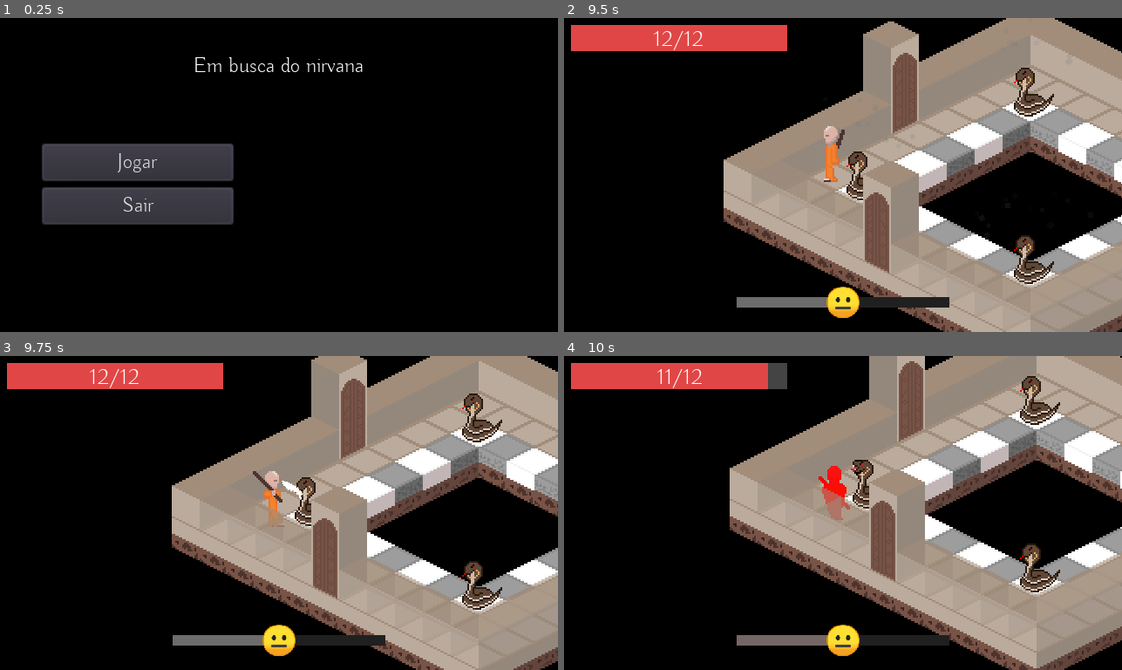
Above: before the commit, frames 1-4 (two rows, left to right).
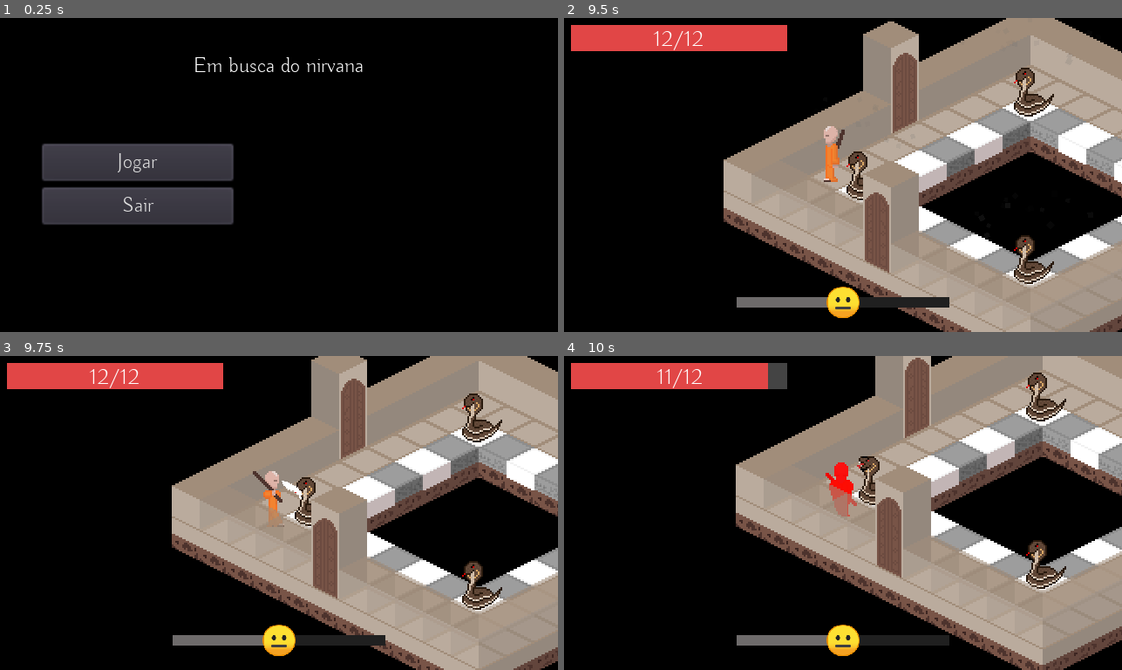
Above: after the commit, the same moments.

Repository: ColmeiaUDESC/gamejaaj6
Game: Godot game, scene res://Cenas/MenuPrincipal.tscn
Two runs of this game, one before a commit and one after it. Both use one fixed random seed, a clock stepped at 60 frames per second and the inputs below.
Inputs (mouse positions are in pixels of both pictures, inside the frame that each line leads up to):
- Up to frame 1 (0.25 s): no input
- Up to frame 2 (9.5 s): click "Jogar" at 0.5 s; click "Voltar" at 1.25 s; click "Jogar" at 2 s; click "Save 1" at 2.75 s; click "Novo Jogo" at 3.5 s; click "Novo Jogo" at 4.25 s; tap Enter at 5, 8.85 s; move the mouse to (965, 159) at 5.02 s; hold D (andar_pra_direita) 5.03-5.78 s; click (965, 159) at 5.1 s; move the mouse to (731, 190) at 5.77 s; hold S (andar_pra_baixo) 5.78-6.53 s; right-click (731, 190) at 5.85 s; move the mouse to (898, 105) at 6.52 s; hold D (andar_pra_direita) 6.53-7.28 s; hold Enter 6.53-7.28 s; move the mouse to (815, 237) at 7.27 s; hold W (andar_pra_cima) 7.28-8.03 s; click (815, 237) at 7.35 s; move the mouse to (1010, 222) at 8.02 s; hold Right mouse button (ataque_purificacao) 8.03-8.78 s; hold A (andar_pra_esquerda) from 8.03 s (still down); move the mouse to (675, 127) at 8.77 s
- Up to frame 3 (9.75 s): move the mouse to (306, 513) at 9.52 s; release A (andar_pra_esquerda) at 9.53 s; hold S (andar_pra_baixo) from 9.53 s (still down); click (306, 513) at 9.6 s
- Up to frame 4 (10 s): keep holding S (andar_pra_baixo)

Frames 1-3 are identical in both runs. In frame 4, 12% of the frame differs, in the area x 29-100%, y 0-100%.

Commit message:
Progresso

Diff:
--- a/Instanciaveis/Estados/Inimigo/PrepararAtaque.gd
+++ b/Instanciaveis/Estados/Inimigo/PrepararAtaque.gd
@@ -12,8 +12,6 @@
 var dir_pulo = Vector2.ZERO
 var movimento := Vector2.ZERO
 var colidido := false
-
-var BIT_MASCARA_COLISAO_JOGADOR := 1
 
 signal carregando_pulo
 signal pulo_iniciou
@@ -44,7 +42,7 @@
 		sprite.disconnect("animation_finished", self, "_ao_animacao_terminar")
 	if timer.is_connected("timeout", self, "_ao_timer_finalizar"):
 		timer.disconnect("timeout", self, "_ao_timer_finalizar")
-	inimigo.set_collision_mask_bit(BIT_MASCARA_COLISAO_JOGADOR, 1)
+	inimigo.setar_colisao(true)
 
 
 func _ao_timer_finalizar():
@@ -60,7 +58,7 @@
 		timer.start()
 		timer.connect("timeout", self, "_ao_timer_finalizar")
 
-		inimigo.set_collision_mask_bit(BIT_MASCARA_COLISAO_JOGADOR, 0)
+		inimigo.setar_colisao(false)
 		raycast.cast_to = dir_pulo * distancia_raycast_dano
 
 		emit_signal("pulo_iniciou")
--- a/Instanciaveis/Inimigos/Inimigo.tscn
+++ b/Instanciaveis/Inimigos/Inimigo.tscn
@@ -18,6 +18,12 @@
 shader_param/cor_purificacao = Color( 0.360784, 0.847059, 1, 1 )
 shader_param/cor_dano = Color( 1, 0, 0, 1 )
 
+[sub_resource type="CircleShape2D" id=2]
+radius = 4.0
+
+[sub_resource type="CircleShape2D" id=3]
+radius = 4.0
+
 [node name="Inimigo" type="KinematicBody2D"]
 collision_layer = 4
 collision_mask = 23
@@ -33,8 +39,8 @@
 position = Vector2( 0, -17 )
 playing = true
 
-[node name="CollisionPolygon2D" type="CollisionPolygon2D" parent="."]
-polygon = PoolVector2Array( -4, 4, -8, 2, -8, -1, 0, -2, 8, -1, 8, 1, 4, 4 )
+[node name="Colisao" type="CollisionShape2D" parent="."]
+shape = SubResource( 2 )
 
 [node name="SomAtacar" type="AudioStreamPlayer2D" parent="."]
 
@@ -49,3 +55,11 @@
 [node name="Purificado" parent="GerenciadorEstados" instance=ExtResource( 6 )]
 
 [node name="Parado" parent="GerenciadorEstados" instance=ExtResource( 10 )]
+
+[node name="Hitbox" type="Area2D" parent="."]
+collision_layer = 64
+collision_mask = 0
+monitoring = false
+
+[node name="FormatoColisao" type="CollisionShape2D" parent="Hitbox"]
+shape = SubResource( 3 )
--- a/Instanciaveis/Inimigos/Rato.tscn
+++ b/Instanciaveis/Inimigos/Rato.tscn
@@ -38,6 +38,11 @@
 
 [sub_resource type="SpriteFrames" id=2]
 animations = [ {
+"frames": [ ExtResource( 6 ), ExtResource( 4 ) ],
+"loop": true,
+"name": "ataque_frente",
+"speed": 8.0
+}, {
 "frames": [ ExtResource( 22 ) ],
 "loop": true,
 "name": "parado",
@@ -48,14 +53,19 @@
 "name": "andando_frente",
 "speed": 8.0
 }, {
-"frames": [ ExtResource( 6 ), ExtResource( 4 ) ],
+"frames": [ ExtResource( 17 ), ExtResource( 10 ), ExtResource( 24 ), ExtResource( 9 ) ],
 "loop": true,
-"name": "ataque_frente",
+"name": "andando_costas",
 "speed": 8.0
 }, {
 "frames": [ ExtResource( 10 ), ExtResource( 24 ) ],
 "loop": true,
 "name": "ataque_costas",
+"speed": 8.0
+}, {
+"frames": [ ExtResource( 14 ), ExtResource( 25 ), ExtResource( 21 ), ExtResource( 23 ) ],
+"loop": true,
+"name": "andando_lado",
 "speed": 8.0
 }, {
 "frames": [ ExtResource( 25 ), ExtResource( 21 ) ],
@@ -67,16 +77,6 @@
 "loop": true,
 "name": "carregando_ataque",
 "speed": 10.0
-}, {
-"frames": [ ExtResource( 14 ), ExtResource( 25 ), ExtResource( 21 ), ExtResource( 23 ) ],
-"loop": true,
-"name": "andando_lado",
-"speed": 8.0
-}, {
-"frames": [ ExtResource( 17 ), ExtResource( 10 ), ExtResource( 24 ), ExtResource( 9 ) ],
-"loop": true,
-"name": "andando_costas",
-"speed": 8.0
 } ]
 
 [sub_resource type="CircleShape2D" id=5]
--- a/Instanciaveis/Jogador.tscn
+++ b/Instanciaveis/Jogador.tscn
@@ -46,11 +46,31 @@
 "name": "parado",
 "speed": 5.0
 }, {
+"frames": [ ExtResource( 28 ), ExtResource( 20 ) ],
+"loop": true,
+"name": "atacando_costas",
+"speed": 8.0
+}, {
+"frames": [ ExtResource( 23 ), ExtResource( 16 ), ExtResource( 21 ), ExtResource( 16 ) ],
+"loop": true,
+"name": "andando_frente",
+"speed": 5.0
+}, {
 "frames": [ ExtResource( 15 ), ExtResource( 27 ) ],
 "loop": true,
 "name": "atacando_lado",
 "speed": 8.0
 }, {
+"frames": [ ExtResource( 19 ), ExtResource( 12 ), ExtResource( 13 ), ExtResource( 12 ) ],
+"loop": true,
+"name": "andando_costas",
+"speed": 5.0
+}, {
+"frames": [ ExtResource( 25 ), ExtResource( 30 ) ],
+"loop": true,
+"name": "rezando",
+"speed": 3.0
+}, {
 "frames": [ ExtResource( 26 ), ExtResource( 24 ) ],
 "loop": true,
 "name": "atacando_frente",
@@ -60,26 +80,6 @@
 "loop": true,
 "name": "andando_lado",
 "speed": 5.0
-}, {
-"frames": [ ExtResource( 28 ), ExtResource( 20 ) ],
-"loop": true,
-"name": "atacando_costas",
-"speed": 8.0
-}, {
-"frames": [ ExtResource( 23 ), ExtResource( 16 ), ExtResource( 21 ), ExtResource( 16 ) ],
-"loop": true,
-"name": "andando_frente",
-"speed": 5.0
-}, {
-"frames": [ ExtResource( 19 ), ExtResource( 12 ), ExtResource( 13 ), ExtResource( 12 ) ],
-"loop": true,
-"name": "andando_costas",
-"speed": 5.0
-}, {
-"frames": [ ExtResource( 25 ), ExtResource( 30 ) ],
-"loop": true,
-"name": "rezando",
-"speed": 3.0
 } ]
 
 [sub_resource type="Animation" id=3]
@@ -152,6 +152,10 @@
 cena_projetil_purificacao = ExtResource( 5 )
 velocidade = 3000.0
 
+[node name="Colisao" type="CollisionPolygon2D" parent="."]
+position = Vector2( 0, -4 )
+polygon = PoolVector2Array( -4, 4, -8, 2, -8, -1, 0, -2, 8, -1, 8, 1, 4, 4 )
+
 [node name="Sprite" parent="." instance=ExtResource( 6 )]
 material = SubResource( 1 )
 position = Vector2( 0, -16 )
@@ -163,15 +167,11 @@
 [node name="Ataque" parent="." instance=ExtResource( 4 )]
 position = Vector2( 0, -13 )
 collision_layer = 0
-collision_mask = 4
+collision_mask = 64
 restringir_ataque = false
 
 [node name="Sprite" parent="Ataque" index="1"]
 speed_scale = 2.0
-
-[node name="CollisionPolygon2D" type="CollisionPolygon2D" parent="."]
-position = Vector2( 0, -4 )
-polygon = PoolVector2Array( -4, 4, -8, 2, -8, -1, 0, -2, 8, -1, 8, 1, 4, 4 )
 
 [node name="Camera2D" type="Camera2D" parent="."]
 current = true
--- a/Instanciaveis/Projeteis/ProjetilPurificacao.tscn
+++ b/Instanciaveis/Projeteis/ProjetilPurificacao.tscn
@@ -25,7 +25,7 @@
 } ]
 
 [node name="Projetil" instance=ExtResource( 2 )]
-collision_mask = 5
+collision_mask = 65
 script = ExtResource( 3 )
 alcance = 256.0
 velocidade = 128.0
--- a/Instanciaveis/Scripts/Inimigo.gd
+++ b/Instanciaveis/Scripts/Inimigo.gd
@@ -13,6 +13,9 @@
 var movimento = Vector2.ZERO
 var vida: float
 var purificacao: float = 0.0
+
+var BIT_CAMADA_COLIDE := 2
+var BIT_CAMADA_ATRAVESSA := 6
 
 var _velocidade_empurrao: Vector2 = Vector2()
 
@@ -106,6 +109,10 @@
 
 	return "lado"
 
+func setar_colisao_jogador(colidir: bool):
+	set_collision_mask_bit(BIT_CAMADA_COLIDE, bool(colidir))
+	set_collision_mask_bit(BIT_CAMADA_ATRAVESSA, not bool(colidir))
+
 func gerenciar_animacoes_movimento() -> void:
 	if direcao.length() > 0:
 		var sufixo := _pegar_suffixo_anim_dir(direcao)
--- a/Instanciaveis/Scripts/Jogador.gd
+++ b/Instanciaveis/Scripts/Jogador.gd
@@ -142,7 +142,7 @@
 
 func _gerenciar_ataque_offensivo() -> void:
 	if $Ataque.atacando:
-		for corpo in $Ataque.get_overlapping_bodies():
+		for corpo in $Ataque.get_overlapping_areas():
 			if corpo.has_method("inflige_dano") and not _inimigos_ja_danificados.has(corpo):
 				_connectar_eventos_inimigo(corpo)
 				corpo.inflige_dano(dano_ofensivo, self)
--- a/project.godot
+++ b/project.godot
@@ -108,6 +108,8 @@
 2d_physics/layer_3="inimigo"
 2d_physics/layer_4="projetil"
 2d_physics/layer_5="chao"
+2d_physics/layer_6="inimigo-atravessa"
+2d_physics/layer_7="hitbox-inimigo"
 
 [physics]
 
Not shown: 1 places in Instanciaveis/Inimigos/Inimigo.tscn that only renumber resources
